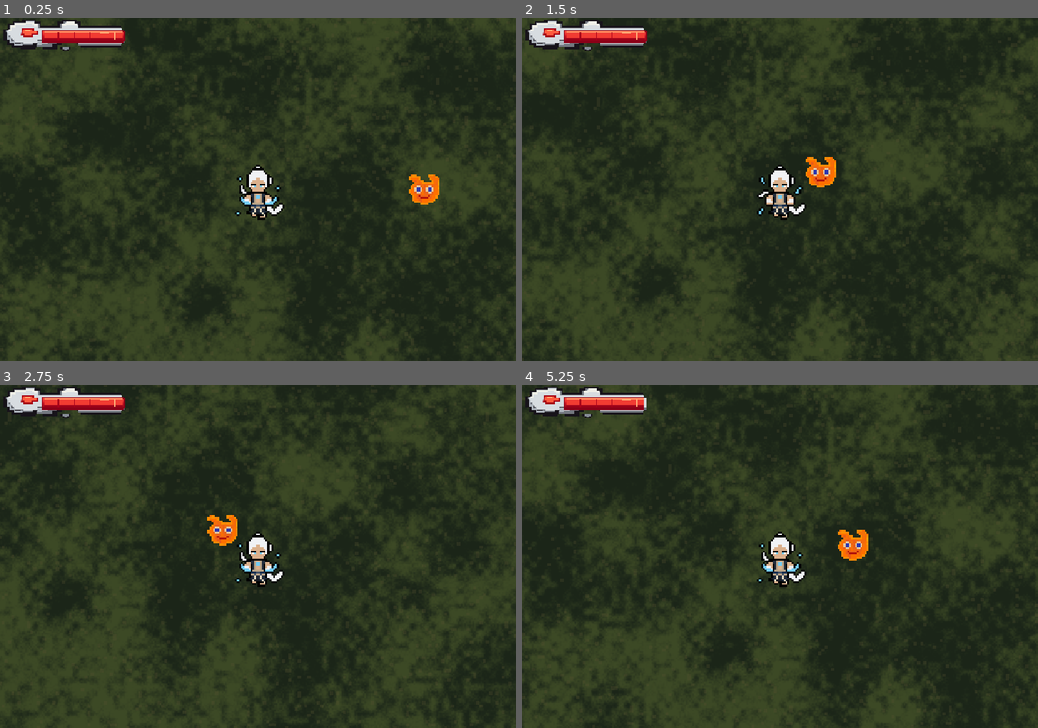
Above: before the commit, frames 1-4 (two rows, left to right).
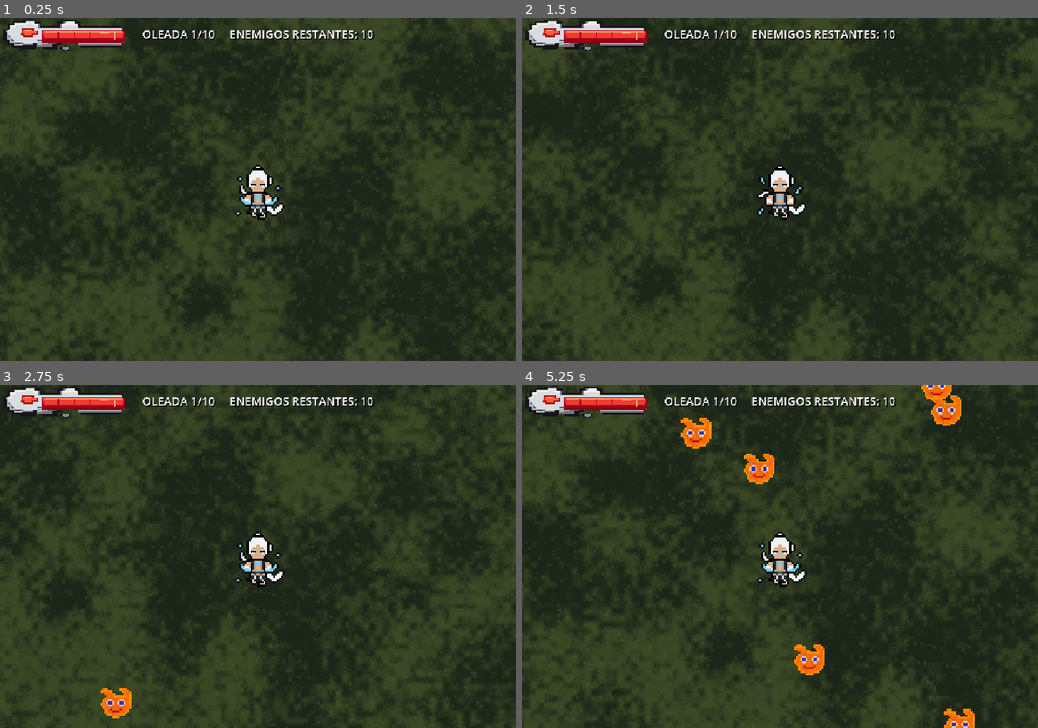
Above: after the commit, the same moments.

Repository: WolfScarlet47/FantasyOdyssey
Game: Godot game, scene res://assets/Scenaries/forest.tscn
Two runs of this game, one before a commit and one after it. Both use one fixed random seed, a clock stepped at 60 frames per second and the inputs below.
Inputs:
- Up to frame 1 (0.25 s): no input
- Up to frame 2 (1.5 s): hold Right (ui_right) 0.53-1.28 s; hold Down (ui_down) from 1.28 s (still down)
- Up to frame 3 (2.75 s): release Down (ui_down) at 2.03 s; hold Right (ui_right) from 2.03 s (still down)
- Up to frame 4 (5.25 s): release Right (ui_right) at 2.78 s; hold Up (ui_up) 2.78-3.53 s; hold Left (ui_left) 3.53-5.03 s; hold Down (ui_down) from 5.03 s (still down)

The runs differ from the first frame. In frame 1, 1.1% of the frame differs, in the area x 27-86%, y 3-55%; in frame 2, 1.1%; in frame 3, 1.5%; in frame 4, 3.2%, in the area x 23-88%, y 0-100%.

Commit message:
Añade el contador y activa el gestor de oleadas

Diff:
--- a/assets/Scenaries/forest.tscn
+++ b/assets/Scenaries/forest.tscn
@@ -3,7 +3,7 @@
 [ext_resource type="Texture2D" uid="uid://q3g3mj0fdgq2" path="res://assets/img/character/PixelZuo.png" id="1_xn0ck"]
 [ext_resource type="Texture2D" uid="uid://dncj5qnpw8sqn" path="res://assets/img/character/PixelZuoAnimate.png" id="2_1ul24"]
 [ext_resource type="Script" uid="uid://dj7kuhbceihas" path="res://assets/Scenaries/animated_sprite_2d.gd" id="3_1ul24"]
-[ext_resource type="PackedScene" path="res://assets/Scenaries/enemy.tscn" id="8_enemy"]
+[ext_resource type="Script" path="res://assets/Scenaries/wave_manager.gd" id="8_waves"]
 [ext_resource type="Texture2D" uid="uid://cb3wph4mj8hai" path="res://assets/img/ui/health_frame.svg" id="6_frame"]
 [ext_resource type="Texture2D" uid="uid://bb1b5fr466icg" path="res://assets/img/ui/health_fill.svg" id="7_fill"]
 
@@ -61,9 +61,6 @@
 [sub_resource type="CircleShape2D" id="CircleShape_player"]
 radius = 7.0
 
-[sub_resource type="CircleShape2D" id="CircleShape_enemy"]
-radius = 18.0
-
 [node name="ForestMap" type="Node2D" unique_id=2090356301]
 
 [node name="Ground" type="ColorRect" parent="." unique_id=1065461867]
@@ -99,9 +96,6 @@
 scale = Vector2(1, 1.75)
 shape = SubResource("CircleShape_player")
 
-[node name="WillOWisp" parent="." unique_id=1827300041 instance=ExtResource("8_enemy")]
-position = Vector2(1450, 720)
-
 [node name="HealthHUD" type="CanvasLayer" parent="." unique_id=1585127154]
 layer = 10
 
@@ -120,3 +114,23 @@
 mouse_filter = 2
 value = 100.0
 texture_progress = ExtResource("7_fill")
+
+[node name="WaveManager" type="Node" parent="."]
+script = ExtResource("8_waves")
+
+[node name="WaveCounter" type="Label" parent="HealthHUD"]
+anchors_preset = 10
+anchor_left = 0.5
+anchor_right = 0.5
+offset_left = -280.0
+offset_top = 12.0
+offset_right = 280.0
+offset_bottom = 56.0
+theme_override_colors/font_color = Color(1, 1, 1, 1)
+theme_override_colors/font_shadow_color = Color(0, 0, 0, 1)
+theme_override_constants/shadow_offset_x = 2
+theme_override_constants/shadow_offset_y = 2
+theme_override_font_sizes/font_size = 24
+text = "OLEADA 1/10     ENEMIGOS RESTANTES: 10"
+horizontal_alignment = 1
+vertical_alignment = 1
